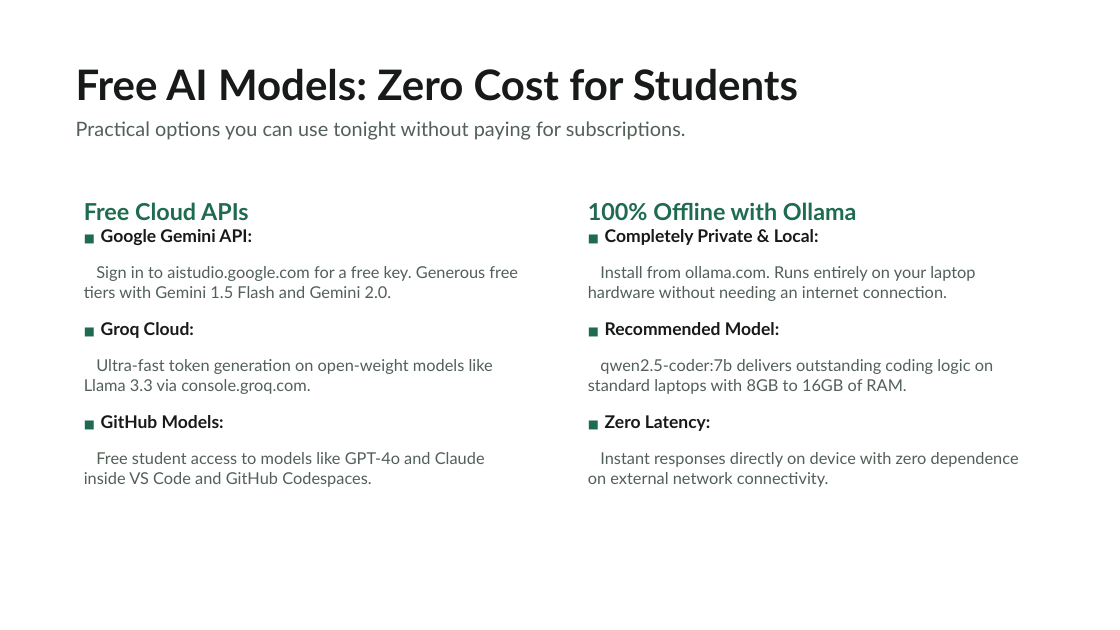
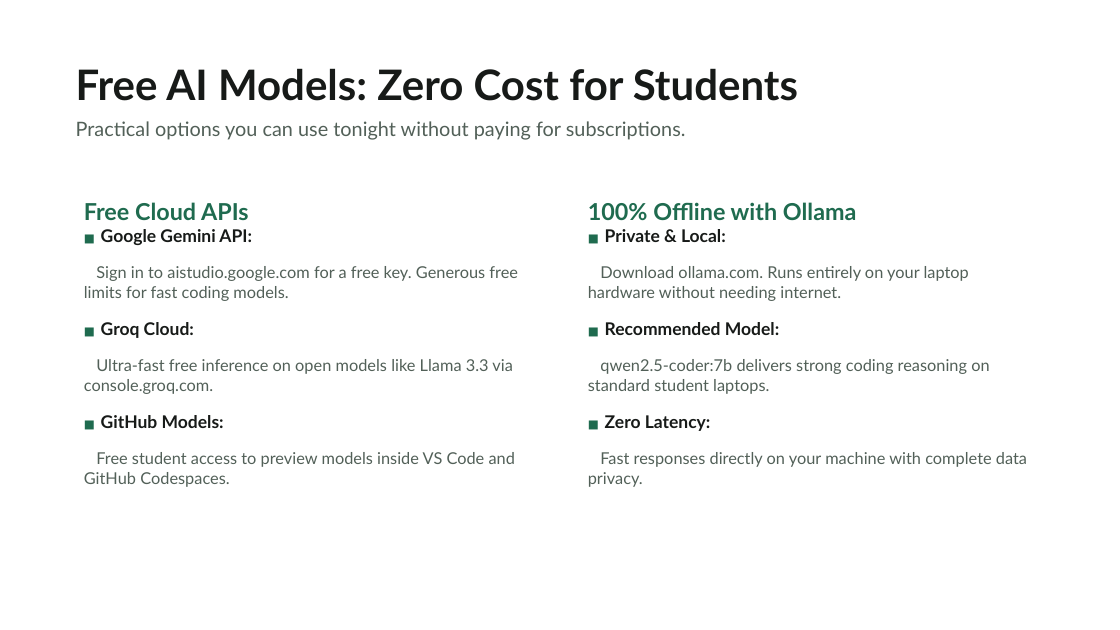
Before and after one commit to Harman209/ecoloop, a slide deck: slide 13 of docs/presentation/ecoloop-presentation.pptx. Drawn at 1120x630 pixels with LibreOffice and Linux fonts; fonts in the diff are those of the drawing. Boxes give left, top, right and bottom in pixels: in the first picture for what was removed or moved away, otherwise in the second. Text is boxed around its words. In the diff, an @@ line names an element or a change of style, - is before the commit and + after.

```diff
--- a/docs/presentation/ecoloop-presentation.pptx
+++ b/docs/presentation/ecoloop-presentation.pptx
@@ text at box(84, 266, 518, 487): text changed @@
-■ Google Gemini API:
-Sign in to aistudio.google.com for a free key. Generous free tiers with Gemini 1.5 Flash and Gemini 2.0.
-■ Groq Cloud:
-Ultra-fast token generation on open-weight models like Llama 3.3 via console.groq.com.
-■ GitHub Models:
-Free student access to models like GPT-4o and Claude inside VS Code and GitHub Codespaces.
+■ Google Gemini API:
+Sign in to aistudio.google.com for a free key. Generous free limits for fast coding models.
+■ Groq Cloud:
+Ultra-fast free inference on open models like Llama 3.3 via console.groq.com.
+■ GitHub Models:
+Free student access to preview models inside VS Code and GitHub Codespaces.
@@ text at box(588, 266, 1027, 487): text changed @@
-■ Completely Private & Local:
-Install from ollama.com. Runs entirely on your laptop hardware without needing an internet connection.
-■ Recommended Model:
-qwen2.5-coder:7b delivers outstanding coding logic on standard laptops with 8GB to 16GB of RAM.
-■ Zero Latency:
-Instant responses directly on device with zero dependence on external network connectivity.
+■ Private & Local:
+Download ollama.com. Runs entirely on your laptop hardware without needing internet.
+■ Recommended Model:
+qwen2.5-coder:7b delivers strong coding reasoning on standard student laptops.
+■ Zero Latency:
+Fast responses directly on your machine with complete data privacy.
```
Also in this commit, not shown: 10 other slides changed, 2 slides added, 2 slides removed, 7 other files.
